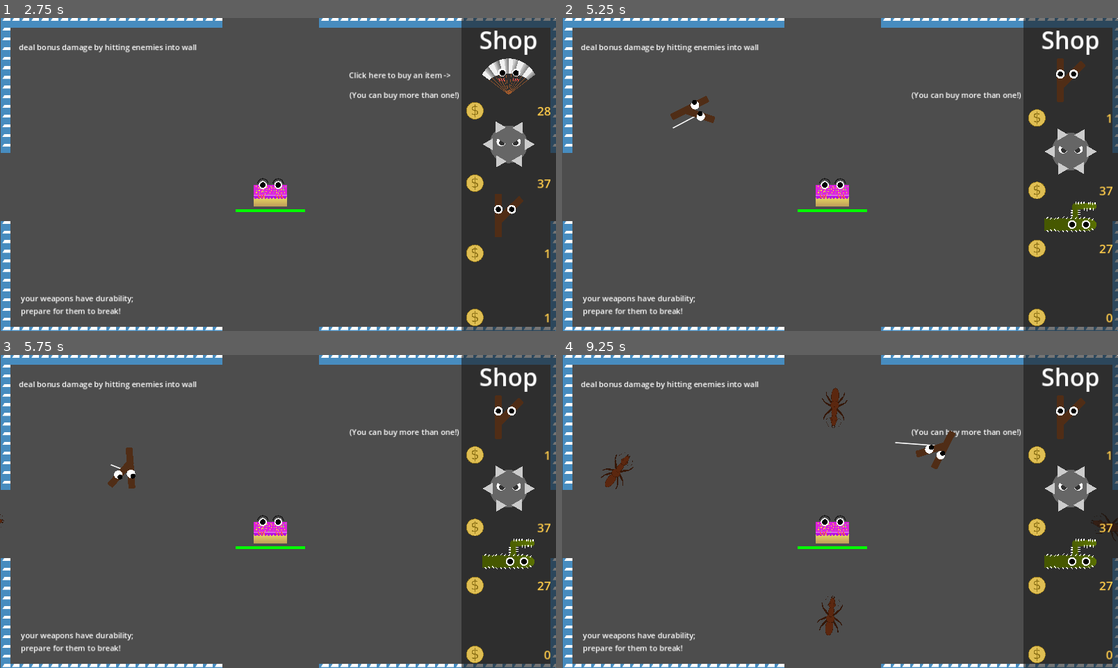
Above: before the commit, frames 1-4 (two rows, left to right).
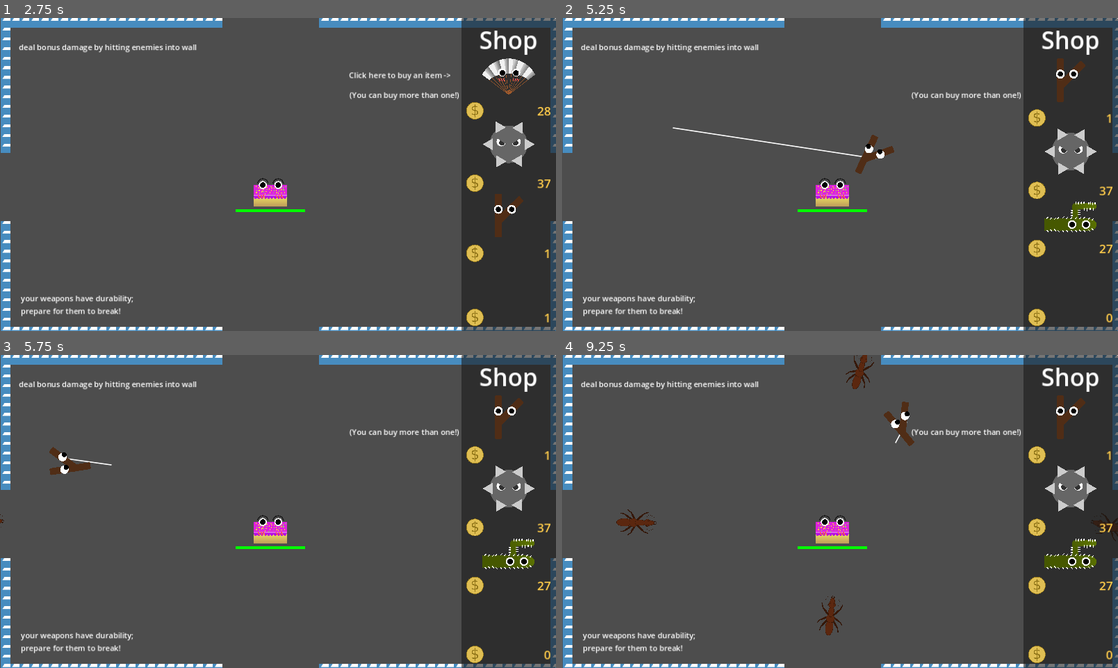
Above: after the commit, the same moments.

Repository: RainbowAsteroids/happy-birthday-bash
Game: Godot game, scene res://Menus/main_menu.tscn
Two runs of this game, one before a commit and one after it. Both use one fixed random seed, a clock stepped at 60 frames per second and the inputs below. The engine's default icon, where the game draws it, is replaced by a stand-in: a white triangle on a blue panel in a dark square.
Inputs (mouse positions are in pixels of both pictures, inside the frame that each line leads up to):
- Up to frame 1 (2.75 s): click "PLAY" at 0.5 s; tap Enter (ui_accept) at 1.25, 1.52, 2, 2.27 s; move the mouse to (505, 89) at 1.27 s; click (505, 89) at 1.42 s; move the mouse to (505, 155) at 2.02 s; click (505, 155) at 2.17 s
- Up to frame 2 (5.25 s): tap Enter (ui_accept) at 2.75, 3.5, 3.77, 4.25, 4.52, 5 s; move the mouse to (1067, 227) at 2.77 s; click (1067, 227) at 2.92 s; move the mouse to (1067, 227) at 3.52 s; click (1067, 227) at 3.67 s; move the mouse to (1067, 227) at 4.27 s; click (1067, 227) at 4.42 s; move the mouse to (673, 127) at 5.02 s; click (673, 127) at 5.17 s
- Up to frame 3 (5.75 s): tap Enter (ui_accept) at 5.27 s
- Up to frame 4 (9.25 s): move the mouse to (867, 511) at 5.77 s; click (867, 511) at 5.92 s; move the mouse to (756, 433) at 6.52 s; click (756, 433) at 6.67 s; tap Enter (ui_accept) at 6.77, 7.52, 8.27 s; move the mouse to (962, 495) at 7.27 s; click (962, 495) at 7.42 s; move the mouse to (728, 527) at 8.02 s; click (728, 527) at 8.17 s; move the mouse to (895, 442) at 8.77 s; click (895, 442) at 8.92 s

Frame 1 is identical in both runs. In frame 2, 0.7% of the frame differs, in the area x 19-60%, y 24-50%; in frame 3, 0.6%; in frame 4, 1.4%, in the area x 7-71%, y 0-58%.

Commit message:
Weapons rework

Diff:
--- a/Shop/gold.tscn
+++ b/Shop/gold.tscn
@@ -11,7 +11,7 @@
 
 [node name="Gold" type="RigidBody2D"]
 collision_layer = 16
-collision_mask = 49
+collision_mask = 16
 input_pickable = true
 script = ExtResource("1_o4adt")
 move_force = 25.0
--- a/Weapon/Cactus/cactus.gd
+++ b/Weapon/Cactus/cactus.gd
@@ -1,13 +1,16 @@
-extends DamageWeapon
+extends Weapon
 
 @export var cactus_spike_scene: PackedScene
 @export var cactus_spike_damage_per_second := 100.
 @export var cactus_spike_offset := 5
 
+## random signed float [-1.0, 1.0]
 func randsf():
 	return (randf() * 2) - 1
 
-func _on_weapon_collision_handler_enemy_hit(enemy: Enemy):
+func _on_enemy_hit(enemy: Enemy):
+	super(enemy)
+
 	var spike: CactusSpike = cactus_spike_scene.instantiate()
 
 	spike.damage_per_second = cactus_spike_damage_per_second
--- a/Weapon/Cactus/cactus.tscn
+++ b/Weapon/Cactus/cactus.tscn
@@ -1,49 +1,40 @@
-[gd_scene load_steps=10 format=3 uid="uid://r6u5udtbm6jn"]
+[gd_scene load_steps=9 format=3 uid="uid://r6u5udtbm6jn"]
 
-[ext_resource type="Script" path="res://Weapon/Cactus/cactus.gd" id="1_43kub"]
-[ext_resource type="PackedScene" uid="uid://um068gckkmmf" path="res://Weapon/weapon_collision_handler.tscn" id="2_0p46a"]
-[ext_resource type="PackedScene" uid="uid://bkiapt30efdsl" path="res://Weapon/Cactus/cactus_spike.tscn" id="2_vkxii"]
-[ext_resource type="PackedScene" uid="uid://dmj0nad12uk3v" path="res://Weapon/moveable_handler.tscn" id="3_kt3ey"]
+[ext_resource type="PackedScene" uid="uid://xo4nsxadhsgl" path="res://Weapon/weapon.tscn" id="1_cgvdc"]
+[ext_resource type="Script" path="res://Weapon/Cactus/cactus.gd" id="2_u7y3g"]
+[ext_resource type="PackedScene" uid="uid://bkiapt30efdsl" path="res://Weapon/Cactus/cactus_spike.tscn" id="3_rpoj5"]
 [ext_resource type="Texture2D" uid="uid://dn1y8cv2ceg1d" path="res://Weapon/Cactus/cactus-body.png" id="4_j6bxr"]
 [ext_resource type="Texture2D" uid="uid://vulmv5ueaks" path="res://Weapon/Cactus/cactus-pupil-left.png" id="5_orvbn"]
 [ext_resource type="Script" path="res://Weapon/SugarCookie/googly-eye.gd" id="6_fwxou"]
 [ext_resource type="Texture2D" uid="uid://cc42jlbjpqji" path="res://Weapon/Cactus/cactus-pupil-right.png" id="7_u0olp"]
 
-[sub_resource type="CapsuleShape2D" id="CapsuleShape2D_6jcsc"]
+[sub_resource type="CapsuleShape2D" id="CapsuleShape2D_b8kpk"]
 radius = 40.0
 height = 134.0
 
-[node name="Cactus" type="RigidBody2D"]
-collision_layer = 4
-collision_mask = 43
-linear_damp = 5.0
-script = ExtResource("1_43kub")
-cactus_spike_scene = ExtResource("2_vkxii")
-cactus_spike_offset = 15
+[node name="Cactus" instance=ExtResource("1_cgvdc")]
+script = ExtResource("2_u7y3g")
+cactus_spike_scene = ExtResource("3_rpoj5")
+cactus_spike_damage_per_second = 100.0
+cactus_spike_offset = 5
 
-[node name="WeaponCollisionHandler" parent="." instance=ExtResource("2_0p46a")]
-
-[node name="MoveableHandler" parent="." instance=ExtResource("3_kt3ey")]
-
-[node name="Sprites" type="Node2D" parent="."]
+[node name="Sprites" type="Node2D" parent="." index="4"]
 scale = Vector2(0.6, 0.6)
 
-[node name="Cactus-body" type="Sprite2D" parent="Sprites"]
+[node name="Cactus-body" type="Sprite2D" parent="Sprites" index="0"]
 scale = Vector2(0.05, 0.05)
 texture = ExtResource("4_j6bxr")
 
-[node name="Cactus-pupil-left" type="Sprite2D" parent="Sprites"]
+[node name="Cactus-pupil-left" type="Sprite2D" parent="Sprites" index="1"]
 scale = Vector2(0.05, 0.05)
 texture = ExtResource("5_orvbn")
 script = ExtResource("6_fwxou")
 
-[node name="Cactus-pupil-right" type="Sprite2D" parent="Sprites"]
+[node name="Cactus-pupil-right" type="Sprite2D" parent="Sprites" index="2"]
 scale = Vector2(0.05, 0.05)
 texture = ExtResource("7_u0olp")
 script = ExtResource("6_fwxou")
 
-[node name="CollisionShape2D" type="CollisionShape2D" parent="."]
+[node name="CollisionShape2D" type="CollisionShape2D" parent="." index="5"]
 rotation = 1.5708
-shape = SubResource("CapsuleShape2D_6jcsc")
-
-[connection signal="enemy_hit" from="WeaponCollisionHandler" to="." method="_on_weapon_collision_handler_enemy_hit"]
+shape = SubResource("CapsuleShape2D_b8kpk")
--- a/Weapon/DamageWeapon.gd
+++ /dev/null
@@ -1,14 +0,0 @@
-class_name DamageWeapon extends Weapon
-
-@export var damage := 15.0
-
-@onready var weaponCollisionHandler = $WeaponCollisionHandler as WeaponCollisionHandler
-
-func _on_enemy_hit(enemy: Enemy):
-	super(enemy)
-	enemy.take_damage(damage)
-	durability -= 1
-
-#func _ready():
-	#super()
-	#weaponCollisionHandler.enemy_hit.connect(_on_enemy_hit)
--- a/Weapon/Fan/fan.gd
+++ b/Weapon/Fan/fan.gd
@@ -3,8 +3,7 @@
 @export var wind_force := 30.0
 @export var velocity_divisor := 100.0
 
-@onready var wind_hitbox := $WindHitbox as Area2D
-
+@onready var wind_hitbox := %WindHitbox
 func _physics_process(_delta):
 	for body in wind_hitbox.get_overlapping_bodies():
 		if body is Enemy:
@@ -13,6 +12,3 @@
 			var velocity_factor = linear_velocity.length() / velocity_divisor
 
 			body.apply_central_force(r_hat * wind_force * velocity_factor)
-
-func _on_weapon_collision_handler_enemy_hit(_enemy: Enemy):
-	durability -= 1
--- a/Weapon/Fan/fan.tscn
+++ b/Weapon/Fan/fan.tscn
@@ -1,48 +1,37 @@
-[gd_scene load_steps=7 format=3 uid="uid://ddwrunmww2qba"]
+[gd_scene load_steps=6 format=3 uid="uid://ddwrunmww2qba"]
 
-[ext_resource type="Script" path="res://Weapon/Fan/fan.gd" id="1_yepoy"]
+[ext_resource type="PackedScene" uid="uid://xo4nsxadhsgl" path="res://Weapon/weapon.tscn" id="1_0qx6f"]
+[ext_resource type="Script" path="res://Weapon/Fan/fan.gd" id="2_8xrbe"]
 [ext_resource type="Texture2D" uid="uid://bybaxlj66uwpl" path="res://Weapon/Fan/fan.png" id="2_ro6pv"]
-[ext_resource type="PackedScene" uid="uid://dmj0nad12uk3v" path="res://Weapon/moveable_handler.tscn" id="3_5jmkq"]
-[ext_resource type="PackedScene" uid="uid://um068gckkmmf" path="res://Weapon/weapon_collision_handler.tscn" id="4_g5ptf"]
 
-[sub_resource type="CapsuleShape2D" id="CapsuleShape2D_2eydp"]
+[sub_resource type="CapsuleShape2D" id="CapsuleShape2D_puet1"]
 radius = 39.0
 height = 130.0
 
-[sub_resource type="CircleShape2D" id="CircleShape2D_2lxtv"]
+[sub_resource type="CircleShape2D" id="CircleShape2D_81tbx"]
 radius = 118.258
 
-[node name="Fan" type="RigidBody2D"]
-collision_layer = 4
-collision_mask = 43
-mass = 2.21
-linear_damp = 4.106
-script = ExtResource("1_yepoy")
-wind_force = 100.0
-velocity_divisor = 7.0
-durability = 10
+[node name="Fan" instance=ExtResource("1_0qx6f")]
+script = ExtResource("2_8xrbe")
+wind_force = 30.0
+velocity_divisor = 100.0
 
-[node name="Sprites" type="Node2D" parent="."]
+[node name="Sprites" type="Node2D" parent="." index="4"]
 scale = Vector2(0.638, 0.638)
 
-[node name="Fan" type="Sprite2D" parent="Sprites"]
+[node name="Fan" type="Sprite2D" parent="Sprites" index="0"]
 scale = Vector2(0.05, 0.05)
 texture = ExtResource("2_ro6pv")
 
-[node name="CollisionShape2D" type="CollisionShape2D" parent="."]
+[node name="CollisionShape2D" type="CollisionShape2D" parent="." index="5"]
 rotation = 1.5708
-shape = SubResource("CapsuleShape2D_2eydp")
+shape = SubResource("CapsuleShape2D_puet1")
 
-[node name="MoveableHandler" parent="." instance=ExtResource("3_5jmkq")]
-
-[node name="WeaponCollisionHandler" parent="." instance=ExtResource("4_g5ptf")]
-
-[node name="WindHitbox" type="Area2D" parent="."]
+[node name="WindHitbox" type="Area2D" parent="." index="6"]
+unique_name_in_owner = true
 collision_mask = 8
 
-[node name="CollisionShape2D" type="CollisionShape2D" parent="WindHitbox"]
+[node name="CollisionShape2D" type="CollisionShape2D" parent="WindHitbox" index="0"]
 position = Vector2(0, -93)
-shape = SubResource("CircleShape2D_2lxtv")
+shape = SubResource("CircleShape2D_81tbx")
 debug_color = Color(0.160784, 0.643137, 0, 0.419608)
-
-[connection signal="enemy_hit" from="WeaponCollisionHandler" to="." method="_on_weapon_collision_handler_enemy_hit"]
--- a/Weapon/Glue/glue.gd
+++ b/Weapon/Glue/glue.gd
@@ -9,5 +9,3 @@
 		enemy.mass *= mass_mul
 		enemy.linear_damp *= damp_mul
 		enemy.linear_velocity = Vector2()
-
-		durability -= 1
--- a/Weapon/Glue/glue.tscn
+++ b/Weapon/Glue/glue.tscn
@@ -1,34 +1,24 @@
-[gd_scene load_steps=6 format=3 uid="uid://q3onn125gdt7"]
+[gd_scene load_steps=5 format=3 uid="uid://q3onn125gdt7"]
 
 [ext_resource type="Script" path="res://Weapon/Glue/glue.gd" id="1_7ynsi"]
+[ext_resource type="PackedScene" uid="uid://xo4nsxadhsgl" path="res://Weapon/weapon.tscn" id="1_dykfd"]
 [ext_resource type="Texture2D" uid="uid://b4rblgt2bhxqn" path="res://Weapon/Glue/glue.png" id="2_tmhhx"]
-[ext_resource type="PackedScene" uid="uid://um068gckkmmf" path="res://Weapon/weapon_collision_handler.tscn" id="3_86ssr"]
-[ext_resource type="PackedScene" uid="uid://dmj0nad12uk3v" path="res://Weapon/moveable_handler.tscn" id="4_djhad"]
 
-[sub_resource type="CapsuleShape2D" id="CapsuleShape2D_ml7mb"]
+[sub_resource type="CapsuleShape2D" id="CapsuleShape2D_5fmlx"]
 radius = 34.0
 height = 116.0
 
-[node name="Glue" type="RigidBody2D"]
-collision_layer = 4
-collision_mask = 35
-mass = 0.5
-linear_damp = 5.0
+[node name="Glue" instance=ExtResource("1_dykfd")]
 script = ExtResource("1_7ynsi")
-durability = 35
+mass_mul = 10
+damp_mul = 5
 
-[node name="Sprites" type="Node2D" parent="."]
+[node name="Sprites" type="Node2D" parent="." index="4"]
 scale = Vector2(0.5, 0.5)
 
-[node name="Glue" type="Sprite2D" parent="Sprites"]
+[node name="Glue" type="Sprite2D" parent="Sprites" index="0"]
 scale = Vector2(0.05, 0.05)
 texture = ExtResource("2_tmhhx")
 
-[node name="CollisionShape2D" type="CollisionShape2D" parent="."]
-shape = SubResource("CapsuleShape2D_ml7mb")
-
-[node name="WeaponCollisionHandler" parent="." instance=ExtResource("3_86ssr")]
-
-[node name="MoveableHandler" parent="." instance=ExtResource("4_djhad")]
-
-[connection signal="enemy_hit" from="WeaponCollisionHandler" to="." method="_on_weapon_collision_handler_enemy_hit"]
+[node name="CollisionShape2D" type="CollisionShape2D" parent="." index="5"]
+shape = SubResource("CapsuleShape2D_5fmlx")
--- a/Weapon/Pipe/pipe.tscn
+++ b/Weapon/Pipe/pipe.tscn
@@ -1,40 +1,30 @@
-[gd_scene load_steps=6 format=3 uid="uid://bw8q50xti3s4n"]
+[gd_scene load_steps=4 format=3 uid="uid://bw8q50xti3s4n"]
 
-[ext_resource type="Script" path="res://Weapon/DamageWeapon.gd" id="1_acp4q"]
+[ext_resource type="PackedScene" uid="uid://xo4nsxadhsgl" path="res://Weapon/weapon.tscn" id="1_04j0i"]
 [ext_resource type="Texture2D" uid="uid://craao2osifum8" path="res://Weapon/Pipe/pipe.png" id="2_kb0ov"]
-[ext_resource type="PackedScene" uid="uid://dmj0nad12uk3v" path="res://Weapon/moveable_handler.tscn" id="3_w2svd"]
-[ext_resource type="PackedScene" uid="uid://um068gckkmmf" path="res://Weapon/weapon_collision_handler.tscn" id="4_horvj"]
 
-[sub_resource type="CapsuleShape2D" id="CapsuleShape2D_w4elr"]
+[sub_resource type="CapsuleShape2D" id="CapsuleShape2D_aqtmg"]
 radius = 29.5221
 height = 87.3416
 
-[node name="Pipe" type="RigidBody2D"]
-collision_layer = 4
-collision_mask = 43
-mass = 2.63
-linear_damp = 7.0
-script = ExtResource("1_acp4q")
-damage = 30.0
-durability = 40
+[node name="Pipe" instance=ExtResource("1_04j0i")]
+mass = 4.0
+durability = 50
+damage = 65.0
 
-[node name="Sprites" type="Node2D" parent="."]
+[node name="Sprites" type="Node2D" parent="." index="4"]
 scale = Vector2(0.8, 0.8)
 
-[node name="Pipe" type="Sprite2D" parent="Sprites"]
+[node name="Pipe" type="Sprite2D" parent="Sprites" index="0"]
 scale = Vector2(0.05, 0.05)
 texture = ExtResource("2_kb0ov")
 
-[node name="CollisionShape2D" type="CollisionShape2D" parent="."]
+[node name="CollisionShape2D" type="CollisionShape2D" parent="." index="5"]
 position = Vector2(6, -29)
 rotation = 0.5166
-shape = SubResource("CapsuleShape2D_w4elr")
+shape = SubResource("CapsuleShape2D_aqtmg")
 
-[node name="CollisionShape2D2" type="CollisionShape2D" parent="."]
+[node name="CollisionShape2D2" type="CollisionShape2D" parent="." index="6"]
 position = Vector2(-13, 27)
 rotation = 0.00978827
-shape = SubResource("CapsuleShape2D_w4elr")
-
-[node name="MoveableHandler" parent="." instance=ExtResource("3_w2svd")]
-
-[node name="WeaponCollisionHandler" parent="." instance=ExtResource("4_horvj")]
+shape = SubResource("CapsuleShape2D_aqtmg")
--- a/Weapon/SpikeyBall/spikey_ball.tscn
+++ b/Weapon/SpikeyBall/spikey_ball.tscn
@@ -1,39 +1,29 @@
-[gd_scene load_steps=8 format=3 uid="uid://bwfqljprf240h"]
+[gd_scene load_steps=6 format=3 uid="uid://bwfqljprf240h"]
 
-[ext_resource type="Script" path="res://Weapon/DamageWeapon.gd" id="1_py7vj"]
+[ext_resource type="PackedScene" uid="uid://xo4nsxadhsgl" path="res://Weapon/weapon.tscn" id="1_m1ogv"]
 [ext_resource type="Texture2D" uid="uid://bhjg7t5vc2npx" path="res://Weapon/SpikeyBall/spikey-ball-body.png" id="2_gmie6"]
 [ext_resource type="Texture2D" uid="uid://by1sv3qlkte7d" path="res://Weapon/SpikeyBall/spikey-ball-eyes.png" id="3_qpkry"]
 [ext_resource type="Script" path="res://Weapon/SpikeyBall/Spikey-ball-eyes.gd" id="4_g7omb"]
-[ext_resource type="PackedScene" uid="uid://um068gckkmmf" path="res://Weapon/weapon_collision_handler.tscn" id="5_wg8vr"]
-[ext_resource type="PackedScene" uid="uid://dmj0nad12uk3v" path="res://Weapon/moveable_handler.tscn" id="6_ucmqi"]
 
-[sub_resource type="CircleShape2D" id="CircleShape2D_afqxm"]
+[sub_resource type="CircleShape2D" id="CircleShape2D_6sqpt"]
 radius = 59.0
 
-[node name="SpikeyBall" type="RigidBody2D"]
-collision_layer = 4
-collision_mask = 43
-mass = 2.5
-linear_damp = 9.0
-script = ExtResource("1_py7vj")
-damage = 50.0
-durability = 35
+[node name="SpikyBall" instance=ExtResource("1_m1ogv")]
+mass = 6.0
+durability = 50
+damage = 100.0
 
-[node name="Sprites" type="Node2D" parent="."]
+[node name="Sprites" type="Node2D" parent="." index="4"]
 scale = Vector2(1.5, 1.5)
 
-[node name="Spikey-ball-body" type="Sprite2D" parent="Sprites"]
+[node name="Spikey-ball-body" type="Sprite2D" parent="Sprites" index="0"]
 scale = Vector2(0.05, 0.05)
 texture = ExtResource("2_gmie6")
 
-[node name="Spikey-ball-eyes" type="Sprite2D" parent="Sprites"]
+[node name="Spikey-ball-eyes" type="Sprite2D" parent="Sprites" index="1"]
 scale = Vector2(0.05, 0.05)
 texture = ExtResource("3_qpkry")
 script = ExtResource("4_g7omb")
 
-[node name="CollisionShape2D" type="CollisionShape2D" parent="."]
-shape = SubResource("CircleShape2D_afqxm")
-
-[node name="WeaponCollisionHandler" parent="." instance=ExtResource("5_wg8vr")]
-
-[node name="MoveableHandler" parent="." instance=ExtResource("6_ucmqi")]
+[node name="CollisionShape2D" type="CollisionShape2D" parent="." index="5"]
+shape = SubResource("CircleShape2D_6sqpt")
--- a/Weapon/Stick/Stick.tscn
+++ b/Weapon/Stick/Stick.tscn
@@ -1,46 +1,33 @@
-[gd_scene load_steps=9 format=3 uid="uid://ppkvtrwk7ipd"]
+[gd_scene load_steps=7 format=3 uid="uid://ppkvtrwk7ipd"]
 
-[ext_resource type="Script" path="res://Weapon/DamageWeapon.gd" id="1_w5qqt"]
-[ext_resource type="PackedScene" uid="uid://dmj0nad12uk3v" path="res://Weapon/moveable_handler.tscn" id="3_rv7xh"]
+[ext_resource type="PackedScene" uid="uid://xo4nsxadhsgl" path="res://Weapon/weapon.tscn" id="1_wqn2m"]
 [ext_resource type="Texture2D" uid="uid://dm58j2dqyfmeg" path="res://Weapon/Stick/stick-body.png" id="4_bc0my"]
-[ext_resource type="PackedScene" uid="uid://um068gckkmmf" path="res://Weapon/weapon_collision_handler.tscn" id="4_s0wwi"]
 [ext_resource type="Texture2D" uid="uid://dr3xx8f8cc5ip" path="res://Weapon/Stick/stick-left-pupil.png" id="5_v7lrb"]
 [ext_resource type="Script" path="res://Weapon/SugarCookie/googly-eye.gd" id="6_6qnwt"]
 [ext_resource type="Texture2D" uid="uid://buqqp7x77o02i" path="res://Weapon/Stick/stick-right-pupil.png" id="6_b578m"]
 
-[sub_resource type="RectangleShape2D" id="RectangleShape2D_vbg61"]
+[sub_resource type="RectangleShape2D" id="RectangleShape2D_3rulh"]
 size = Vector2(80, 109)
 
-[node name="Stick" type="RigidBody2D"]
-collision_layer = 4
-collision_mask = 43
-inertia = 1000.0
-continuous_cd = 2
-linear_damp = 2.419
-script = ExtResource("1_w5qqt")
-durability = 40
+[node name="Stick" instance=ExtResource("1_wqn2m")]
+damage = 35.0
 
-[node name="CollisionShape2D" type="CollisionShape2D" parent="."]
-position = Vector2(-5, -0.5)
-shape = SubResource("RectangleShape2D_vbg61")
+[node name="CollisionShape2D" type="CollisionShape2D" parent="." index="2"]
+shape = SubResource("RectangleShape2D_3rulh")
 
-[node name="MoveableHandler" parent="." instance=ExtResource("3_rv7xh")]
-
-[node name="WeaponCollisionHandler" parent="." instance=ExtResource("4_s0wwi")]
-
-[node name="Sprites" type="Node2D" parent="."]
+[node name="Sprites" type="Node2D" parent="." index="3"]
 scale = Vector2(0.5, 0.5)
 
-[node name="Stick-body" type="Sprite2D" parent="Sprites"]
+[node name="Stick-body" type="Sprite2D" parent="Sprites" index="0"]
 scale = Vector2(0.05, 0.05)
 texture = ExtResource("4_bc0my")
 
-[node name="Stick-left-pupil" type="Sprite2D" parent="Sprites"]
+[node name="Stick-left-pupil" type="Sprite2D" parent="Sprites" index="1"]
 scale = Vector2(0.05, 0.05)
 texture = ExtResource("5_v7lrb")
 script = ExtResource("6_6qnwt")
 
-[node name="Stick-right-pupil" type="Sprite2D" parent="Sprites"]
+[node name="Stick-right-pupil" type="Sprite2D" parent="Sprites" index="2"]
 scale = Vector2(0.05, 0.05)
 texture = ExtResource("6_b578m")
 script = ExtResource("6_6qnwt")
--- a/Weapon/SugarCookie/sugar_cookie.tscn
+++ b/Weapon/SugarCookie/sugar_cookie.tscn
@@ -1,43 +1,33 @@
-[gd_scene load_steps=9 format=3 uid="uid://dix336iqjmom1"]
+[gd_scene load_steps=7 format=3 uid="uid://dix336iqjmom1"]
 
 [ext_resource type="Texture2D" uid="uid://bewc1qhdlkggf" path="res://Weapon/SugarCookie/sugar-cookie-body.png" id="1_a2483"]
-[ext_resource type="Script" path="res://Weapon/SugarCookie/sugar_cookie.gd" id="1_mehlb"]
+[ext_resource type="PackedScene" uid="uid://xo4nsxadhsgl" path="res://Weapon/weapon.tscn" id="1_l6mio"]
 [ext_resource type="Texture2D" uid="uid://qcv32rraajt7" path="res://Weapon/SugarCookie/sugar-cookie-pupil-left.png" id="2_dj2xr"]
 [ext_resource type="Script" path="res://Weapon/SugarCookie/googly-eye.gd" id="3_j3yen"]
 [ext_resource type="Texture2D" uid="uid://80kistrx0ab3" path="res://Weapon/SugarCookie/sugar-cookie-pupil-right.png" id="4_ygbjw"]
-[ext_resource type="PackedScene" uid="uid://um068gckkmmf" path="res://Weapon/weapon_collision_handler.tscn" id="5_uoxhs"]
-[ext_resource type="PackedScene" uid="uid://dmj0nad12uk3v" path="res://Weapon/moveable_handler.tscn" id="6_rxe2r"]
 
-[sub_resource type="PhysicsMaterial" id="PhysicsMaterial_tikh2"]
+[sub_resource type="CapsuleShape2D" id="CapsuleShape2D_adqaa"]
+radius = 53.0
+height = 132.0
 
-[node name="SugarCookie" type="RigidBody2D"]
-collision_layer = 4
-collision_mask = 35
-physics_material_override = SubResource("PhysicsMaterial_tikh2")
-continuous_cd = 2
-linear_damp = 3.0
-script = ExtResource("1_mehlb")
+[node name="SugarCookie" instance=ExtResource("1_l6mio")]
 
-[node name="Sprites" type="Node2D" parent="."]
+[node name="Sprites" type="Node2D" parent="." index="4"]
 scale = Vector2(0.5, 0.5)
 
-[node name="Sugar-cookie-body" type="Sprite2D" parent="Sprites"]
+[node name="Sugar-cookie-body" type="Sprite2D" parent="Sprites" index="0"]
 scale = Vector2(0.05, 0.05)
 texture = ExtResource("1_a2483")
 
-[node name="Sugar-cookie-pupil-left" type="Sprite2D" parent="Sprites"]
+[node name="Sugar-cookie-pupil-left" type="Sprite2D" parent="Sprites" index="1"]
 scale = Vector2(0.05, 0.05)
 texture = ExtResource("2_dj2xr")
 script = ExtResource("3_j3yen")
 
-[node name="Sugar-cookie-pupil-right" type="Sprite2D" parent="Sprites"]
+[node name="Sugar-cookie-pupil-right" type="Sprite2D" parent="Sprites" index="2"]
 scale = Vector2(0.05, 0.05)
 texture = ExtResource("4_ygbjw")
 script = ExtResource("3_j3yen")
 
-[node name="WeaponCollisionHandler" parent="." instance=ExtResource("5_uoxhs")]
-
-[node name="MoveableHandler" parent="." instance=ExtResource("6_rxe2r")]
-
-[node name="CollisionPolygon2D" type="CollisionPolygon2D" parent="."]
-polygon = PackedVector2Array(0, -39, 34, -56, 66, -21, 1, 56, -68, -6, -28, -56)
+[node name="CollisionShape2D" type="CollisionShape2D" parent="." index="5"]
+shape = SubResource("CapsuleShape2D_adqaa")
--- a/Weapon/Weapon.gd
+++ b/Weapon/Weapon.gd
@@ -1,11 +1,22 @@
 class_name Weapon extends RigidBody2D
+
+## Representation of a weapon
 
 signal broken
 
 var particle_scene := preload("res://particles.tscn")
 
+## If the weapon durability is below or equal to zero, the weapon is "dead"
 var dead := false
 
+## The percentage of health the weapon should have before it plays a different hit sound
+@export var danger_ratio := 0
+
+## If the weapon's health is below danger_ratio percents,
+## then the weapon is in "danger"
+var danger := false
+
+## The health of the weapon
 @export var durability := 25:
 	set(value):
 		if value <= 0 and not dead:
@@ -21,43 +32,34 @@
 		danger = (durability as float) / (initial_durability as float) < danger_ratio
 
 @onready var initial_durability := durability
-@onready var moveable_handler := $MoveableHandler as MoveableHandler
-@onready var weapon_collision_handler := $WeaponCollisionHandler as WeaponCollisionHandler
 
-var audio_player: AudioStreamPlayer
-var danger := false
+## How much damage the weapon does when it hits something
+@export var damage := 15.0
 
-@export var danger_ratio := 0
-
-func _screen_exited(indicator: VisibleOnScreenNotifier2D):
+@onready var on_screen_indicator := %VisibleOnScreenNotifier2D
+func _screen_exited():
 	await get_tree().create_timer(1.).timeout
 
-	if not indicator.is_on_screen():
+	if not on_screen_indicator.is_on_screen():
 		global_position = get_global_mouse_position()
 		linear_velocity = Vector2()
 
 func _ready():
 	continuous_cd = RigidBody2D.CCD_MODE_DISABLED
 
-	audio_player = AudioStreamPlayer.new()
-	audio_player.stream = preload("res://weapon_audio.tres")
+@onready var audio_player := %AudioStreamPlayer2D
 
-	add_child(audio_player)
-
-	weapon_collision_handler.enemy_hit.connect(_on_enemy_hit)
-
-	var indicator = VisibleOnScreenNotifier2D.new()
-
-	indicator.screen_exited.connect(_screen_exited.bind(indicator))
-
-	add_child(indicator)
-
-func _on_enemy_hit(_enemy: Enemy):
-	#print("hai")
+## This fires when the weapon hits an enemy
+func _on_enemy_hit(enemy: Enemy):
 	if danger:
 		pass
 		#audio_player.pitch_scale = .5
 	audio_player.play()
 
+	enemy.take_damage(damage)
+	durability -= 1
+
+@onready var moveable_handler := %MoveableHandler
+## Actives/Deactivates the moveable_handler of this weapon.
 func set_moving(value: bool):
 	moveable_handler.moving = value
--- /dev/null
+++ b/Weapon/weapon.tscn
@@ -0,0 +1,27 @@
+[gd_scene load_steps=5 format=3 uid="uid://xo4nsxadhsgl"]
+
+[ext_resource type="Script" path="res://Weapon/Weapon.gd" id="1_b4t1v"]
+[ext_resource type="PackedScene" uid="uid://dmj0nad12uk3v" path="res://Weapon/moveable_handler.tscn" id="2_3jnfe"]
+[ext_resource type="PackedScene" uid="uid://um068gckkmmf" path="res://Weapon/weapon_collision_handler.tscn" id="3_njgrk"]
+[ext_resource type="AudioStream" uid="uid://dbihlojtcxwb8" path="res://weapon_audio.tres" id="4_3bwt7"]
+
+[node name="Weapon" type="RigidBody2D"]
+collision_layer = 4
+collision_mask = 43
+mass = 2.0
+linear_damp = 2.5
+script = ExtResource("1_b4t1v")
+
+[node name="MoveableHandler" parent="." instance=ExtResource("2_3jnfe")]
+unique_name_in_owner = true
+
+[node name="WeaponCollisionHandler" parent="." instance=ExtResource("3_njgrk")]
+
+[node name="VisibleOnScreenNotifier2D" type="VisibleOnScreenNotifier2D" parent="."]
+unique_name_in_owner = true
+
+[node name="AudioStreamPlayer2D" type="AudioStreamPlayer2D" parent="."]
+unique_name_in_owner = true
+stream = ExtResource("4_3bwt7")
+
+[connection signal="enemy_hit" from="WeaponCollisionHandler" to="." method="_on_enemy_hit"]
--- a/Weapon/weapon_collision_handler.tscn
+++ b/Weapon/weapon_collision_handler.tscn
@@ -1,6 +1,6 @@
 [gd_scene load_steps=2 format=3 uid="uid://um068gckkmmf"]
 
-[ext_resource type="Script" path="res://Weapon/Stick/WeaponCollisionHandler.gd" id="1_gugog"]
+[ext_resource type="Script" path="res://Weapon/WeaponCollisionHandler.gd" id="1_gugog"]
 
 [node name="WeaponCollisionHandler" type="Node2D"]
 script = ExtResource("1_gugog")
--- a/project.godot
+++ b/project.godot
@@ -22,7 +22,6 @@
 
 [display]
 
-window/size/resizable=false
 window/stretch/mode="canvas_items"
 
 [input]
Renamed: Weapon/Stick/WeaponCollisionHandler.gd -> Weapon/WeaponCollisionHandler.gd
